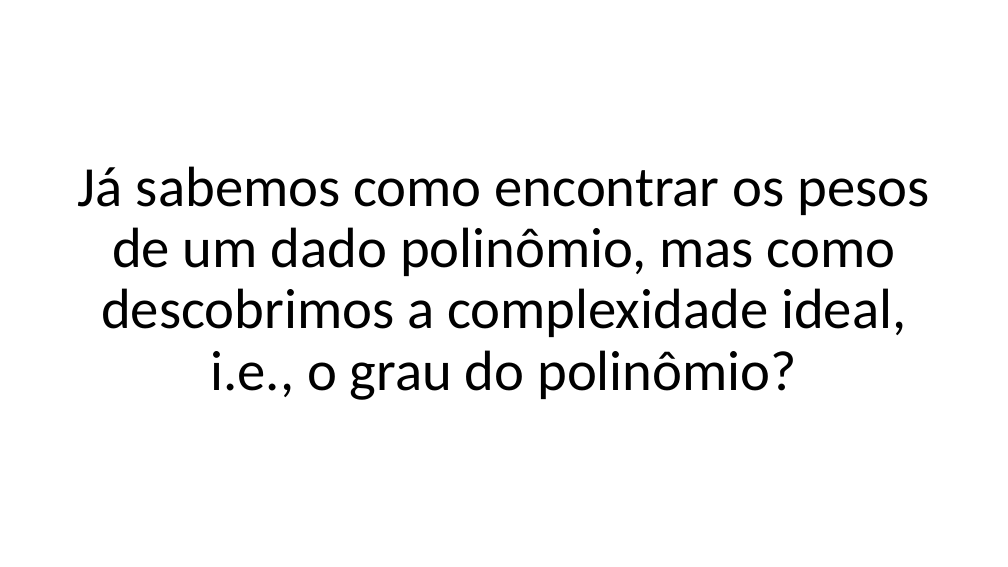
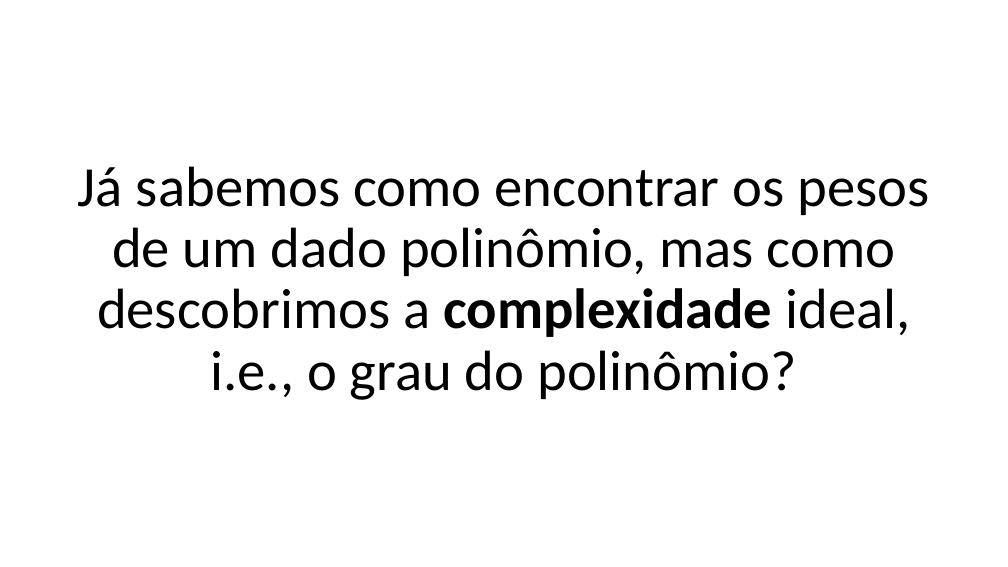
Before and after one commit to zz4fap/c24_inteligencia_artificial, a slide deck: slide 59 of slides/C24_Regressão.pptx. Drawn at 1008x567 pixels with LibreOffice and Linux fonts; fonts in the diff are those of the drawing. Boxes give left, top, right and bottom in pixels: in the first picture for what was removed or moved away, otherwise in the second. Text is boxed around its words. In the diff, an @@ line names an element or a change of style, - is before the commit and + after.

```diff
--- a/slides/C24_Regressão.pptx
+++ b/slides/C24_Regressão.pptx
@@ text "Já sabemos como encontrar os ..." at <box>78,166,929,400</box>: bold on in "complexidade" @@
```
Also in this commit, not shown: 11 other slides changed, 1 other file.
